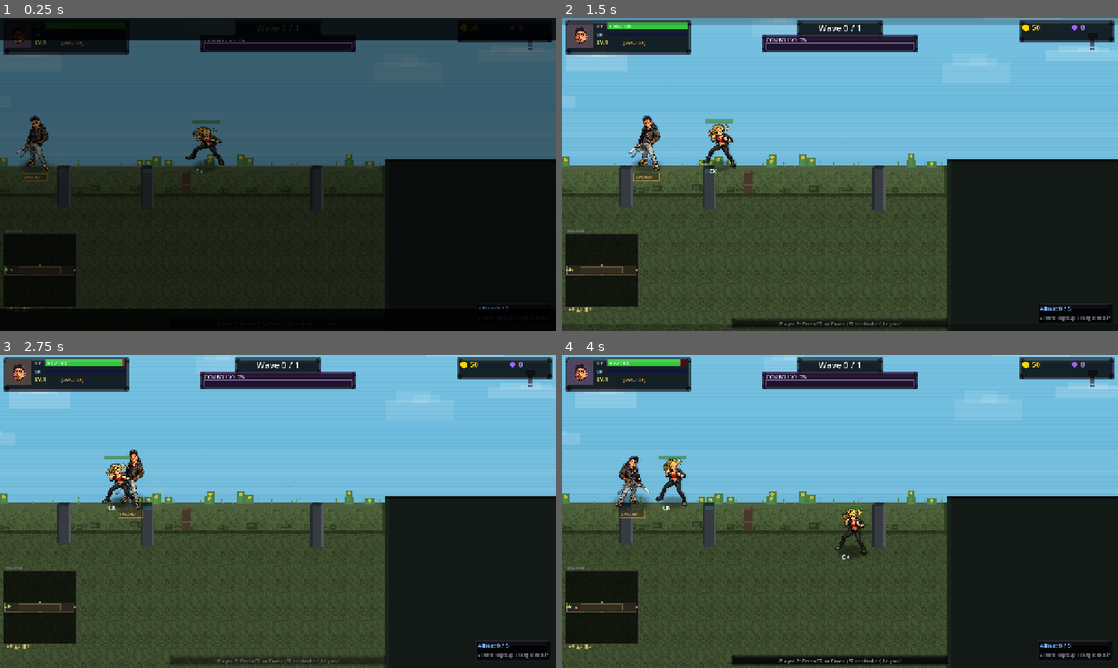
Above: before the commit, frames 1-4 (two rows, left to right).
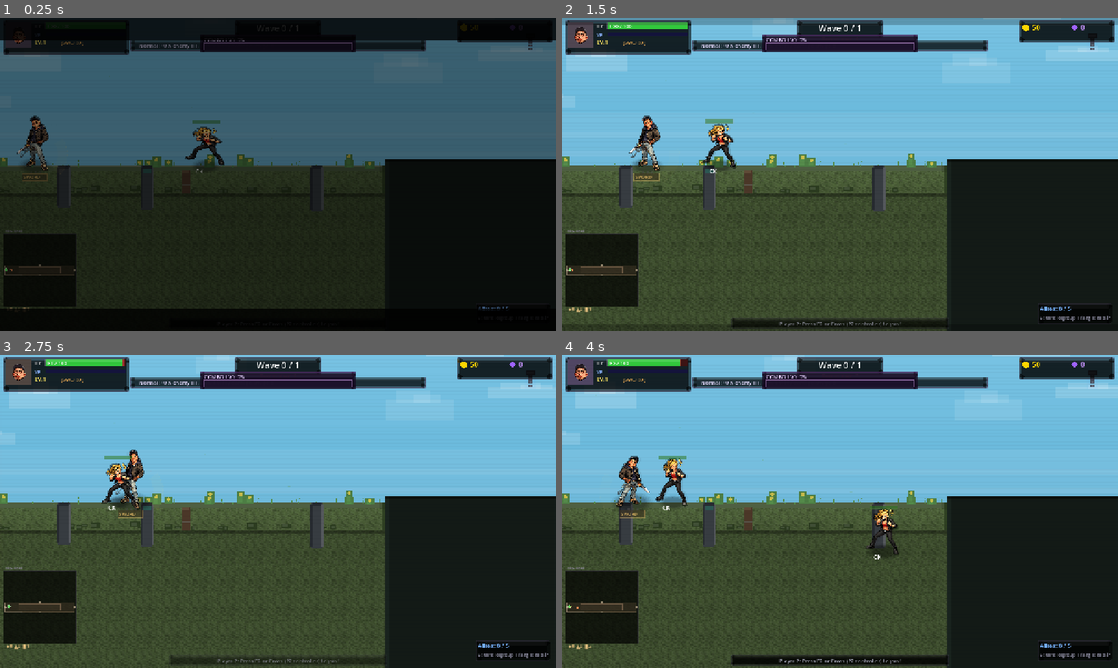
Above: after the commit, the same moments.

Repository: Flyvendedk799/SnakeGameGodot
Game: Godot game, scene res://main_game/main_game.tscn
The game is run twice, just before and just after one commit, with the same random seed, the same clock (stepped at 60 frames per second) and the same inputs. This scene is started directly instead of the project's main scene.
Inputs (mouse positions are in pixels of both pictures, inside the frame that each line leads up to):
- Up to frame 1 (0.25 s): no input
- Up to frame 2 (1.5 s): tap Enter (ui_accept) at 0.5 s; move the mouse to (962, 158) at 0.52 s; hold D (move_right) 0.53-1.25 s; tap M at 0.6 s; click (962, 158) at 0.67 s; tap Tab (open_shop) at 0.77 s; tap T at 0.8 s; drag from (728, 190) to (812, 237) at 1.27 s
- Up to frame 3 (2.75 s): move the mouse to (333, 442) at 2.02 s; hold D (move_right) from 2.03 s (still down); tap Space (attack) at 2.1 s; tap T at 2.3 s
- Up to frame 4 (4 s): release D (move_right) at 2.75 s; drag from (812, 574) to (673, 464) at 2.77 s; move the mouse to (1006, 558) at 3.52 s; hold A (move_left) from 3.53 s (still down); tap Shift (dash) at 3.6 s; tap Tab (open_shop) at 3.77 s; tap T at 3.8 s

The runs differ from the first frame. In frame 1, 0.9% of the frame differs, in the area x 23-77%, y 7-11%; in frame 2, 1.0%; in frame 3, 1.0%; in frame 4, 1.9%, in the area x 2-77%, y 7-82%.

Commit message:
Implement main game gameplay improvement pass

Diff:
--- a/karen_defense/entities/enemy.gd
+++ b/karen_defense/entities/enemy.gd
@@ -85,6 +85,15 @@
 	label_short = stats.get("short", "K")
 	sprite_texture = _get_texture(stats.get("sprite", "enemya"))
 	anim_time = randf() * 10.0
+	if Engine.get_main_loop() and Engine.get_main_loop().current_scene and Engine.get_main_loop().current_scene.has_method("get_enemy_hp_multiplier"):
+		var game_scene = Engine.get_main_loop().current_scene
+		var hp_mult = game_scene.get_enemy_hp_multiplier()
+		var dmg_mult = game_scene.get_enemy_damage_multiplier()
+		max_hp = maxi(1, int(round(max_hp * hp_mult)))
+		current_hp = max_hp
+		damage = maxi(1, int(round(damage * dmg_mult)))
+		if game_scene.challenge_manager:
+			move_speed *= game_scene.challenge_manager.get_enemy_speed_mult()
 
 func update_enemy(delta: float, game):
 	hit_flash_timer = maxf(0, hit_flash_timer - delta)
@@ -382,7 +391,8 @@
 		var zone_mult: float = 1.0
 		if game.map and game.map.has_method("get_zone_gold_mult"):
 			zone_mult = game.map.get_zone_gold_mult(position)
-		var direct_gold: int = int(gold_value * gold_mult * zone_mult)
+		var run_gold_mult = game.get_gold_multiplier() if game.has_method("get_gold_multiplier") else 1.0
+		var direct_gold: int = int(gold_value * gold_mult * zone_mult * run_gold_mult)
 		var credit_index: int = 0
 		if credit_player and credit_player == game.player2_node:
 			credit_index = 1
@@ -398,6 +408,8 @@
 			game.gold_container.add_child(gold)
 		game.progression.add_xp_for_player(credit_index, xp_value)
 		game.enemies_killed_total += 1
+		if game.has_method("on_enemy_killed"):
+			game.on_enemy_killed()
 		# Lifesteal for all alive players
 		if not game.player_node.is_dead and game.player_node.lifesteal > 0:
 			game.player_node.heal(game.player_node.lifesteal)
--- a/karen_defense/systems/economy.gd
+++ b/karen_defense/systems/economy.gd
@@ -10,6 +10,7 @@
 var crystal_per_wave: int = 0
 var max_waves: int = 50
 var world_tier: int = 3
+var shop_discount_mult: float = 1.0
 
 # Legacy accessor — total gold (for display/tracking)
 var gold: int:
@@ -21,6 +22,7 @@
 	crystals = 0
 	gold_mine_multiplier = 1.0
 	crystal_per_wave = 0
+	shop_discount_mult = 1.0
 
 func configure_for_map(map_config: Dictionary):
 	max_waves = map_config.get("max_waves", 50)
@@ -95,8 +97,8 @@
 		crystals += crystal_per_wave
 
 func get_cost_multiplier() -> float:
-	# Map1 cheaper (0.85), Map3 full price (1.15)
-	return 0.7 + 0.15 * world_tier
+	# Map1 cheaper (0.85), Map3 full price (1.15), plus checkpoint risk/reward shop modifier
+	return (0.7 + 0.15 * world_tier) * shop_discount_mult
 
 func get_display_cost_gold(cost_gold: int) -> int:
 	return _effective_cost_gold(cost_gold)
--- a/karen_defense/ui/hud.gd
+++ b/karen_defense/ui/hud.gd
@@ -87,6 +87,7 @@
 	# === TOP CENTER: Wave info ===
 	_draw_wave_info(font)
 	_draw_mid_round_panel(font)
+	_draw_main_game_run_info(font)
 
 	# === TOP RIGHT: Resources ===
 	_draw_resources(font)
@@ -125,6 +126,19 @@
 	draw_set_transform(Vector2.ZERO, 0, Vector2.ONE)
 
 # --- Rounded panel helper ---
+
+func _draw_main_game_run_info(font: Font):
+	if game == null:
+		return
+	if game.has_method("should_show_run_summary") and game.should_show_run_summary():
+		var text = game.get_run_summary_line()
+		_draw_rounded_panel(Rect2(300, 50, 680, 26), Color8(0, 0, 0, 130), Color8(95, 85, 120, 140), 5.0)
+		draw_string(font, Vector2(320, 68), text, HORIZONTAL_ALIGNMENT_LEFT, 640, 12, Color8(230, 220, 255))
+	if game.has_method("get_active_modifiers_label"):
+		var mod_label = game.get_active_modifiers_label()
+		if not mod_label.is_empty():
+			draw_string(font, Vector2(320, 86), mod_label, HORIZONTAL_ALIGNMENT_LEFT, 640, 11, Color8(255, 220, 130))
+
 func _draw_rounded_panel(rect: Rect2, bg_color: Color, border_color: Color, radius: float = 6.0):
 	"""Draw a panel with simulated rounded corners and subtle gradient."""
 	var r = rect
--- a/main_game/autoload/main_game_manager.gd
+++ b/main_game/autoload/main_game_manager.gd
@@ -4,3 +4,5 @@
 
 var current_level: int = 1
 var pending_level: int = 0
+var pending_modifiers: Array = []
+var use_daily_modifiers: bool = false
--- a/main_game/main_game.gd
+++ b/main_game/main_game.gd
@@ -26,6 +26,7 @@
 
 var spawn_director: SpawnDirector
 var checkpoint_manager: CheckpointManager
+var challenge_manager: ChallengeManager
 var combat_system: CombatSystem
 var economy: Economy
 var progression: Progression
@@ -77,6 +78,8 @@
 var combo_level: int = 0
 var combo_stats: Dictionary = {"mark_strike": 0, "supply_chain": 0, "emp_followup": 0}
 var _redraw_accum: float = 0.0
+var run_summary_timer: float = 10.0
+var run_summary_line: String = ""
 
 # FX / post-process (player.gd, enemy.gd, boss_manager.gd, FXDrawNode)
 var chromatic_intensity: float = 0.0
@@ -166,6 +169,10 @@
 	checkpoint_manager = CheckpointManager.new()
 	checkpoint_manager.name = "CheckpointManager"
 	add_child(checkpoint_manager)
+
+	challenge_manager = ChallengeManager.new()
+	challenge_manager.name = "ChallengeManager"
+	add_child(challenge_manager)
 
 	combat_system = CombatSystem.new()
 	combat_system.name = "CombatSystem"
@@ -274,6 +281,8 @@
 	game_camera.position = map.get_player_anchor()
 	spawn_director.setup(self)
 	checkpoint_manager.setup(self)
+	challenge_manager.setup(self)
+	_apply_pending_run_modifiers()
 	combat_system.setup(self)
 	progression.setup(self)
 	building_manager.setup(self)
@@ -286,6 +295,68 @@
 
 	# Spawn on first walkable floor (supports floor_segments and layers)
 	player_node.position = map.get_spawn_position()
+	run_summary_line = get_run_summary_line()
+	run_summary_timer = 11.0
+
+
+func _apply_pending_run_modifiers():
+	if challenge_manager == null:
+		return
+	challenge_manager.deactivate_all()
+	if MainGameManager.use_daily_modifiers:
+		for key in ChallengeManager.get_today_daily_modifiers():
+			challenge_manager.activate_modifier(key)
+	for key in MainGameManager.pending_modifiers:
+		challenge_manager.activate_modifier(str(key))
+	MainGameManager.pending_modifiers.clear()
+	MainGameManager.use_daily_modifiers = false
+
+func get_enemy_hp_multiplier() -> float:
+	var challenge_mult = challenge_manager.get_enemy_hp_mult() if challenge_manager else 1.0
+	return DifficultyManager.get_enemy_hp_mult() * challenge_mult
+
+func get_enemy_damage_multiplier() -> float:
+	var challenge_mult = challenge_manager.get_enemy_dmg_mult() if challenge_manager else 1.0
+	return DifficultyManager.get_enemy_damage_mult() * challenge_mult
+
+func get_gold_multiplier() -> float:
+	var challenge_mult = challenge_manager.get_gold_mult() if challenge_manager else 1.0
+	return DifficultyManager.get_gold_mult() * challenge_mult
+
+func get_spawn_rate_multiplier() -> float:
+	var challenge_mult = challenge_manager.get_spawn_mult() if challenge_manager else 1.0
+	return DifficultyManager.get_spawn_rate_mult() * challenge_mult
+
+func should_allow_checkpoint_heal() -> bool:
+	if not DifficultyManager.heal_at_checkpoints():
+		return false
+	if challenge_manager and challenge_manager.is_heal_disabled():
+		return false
+	return true
+
+func get_run_summary_line() -> String:
+	var hp_pct = int((get_enemy_hp_multiplier() - 1.0) * 100.0)
+	var dmg_pct = int((get_enemy_damage_multiplier() - 1.0) * 100.0)
+	var gold_pct = int((1.0 - get_gold_multiplier()) * 100.0)
+	var text = "%s: %+d%% enemy HP, %+d%% enemy damage, %d%% gold" % [DifficultyManager.get_difficulty_name(), hp_pct, dmg_pct, gold_pct]
+	if challenge_manager and challenge_manager.active_modifiers.size() > 0:
+		text += " | Mod bonus x%.2f" % challenge_manager.get_total_reward_mult()
+	return text
+
+func get_active_modifiers_label() -> String:
+	if challenge_manager == null or challenge_manager.active_modifiers.is_empty():
+		return ""
+	var names = []
+	for key in challenge_manager.active_modifiers:
+		names.append(ChallengeManager.MODIFIERS.get(key, {}).get("name", key))
+	return "Modifiers: %s" % ", ".join(names)
+
+func should_show_run_summary() -> bool:
+	return run_summary_timer > 0.0
+
+func on_enemy_killed():
+	if spawn_director:
+		spawn_director.notify_enemy_killed()
 
 func _has_level_nodes(node: Node) -> bool:
 	if node is LevelFloorSegment or node is LevelPlatform or node is LevelCheckpoint or node is LevelGoal or node is LevelGrappleAnchor or node is LevelChainLink:
@@ -358,6 +429,7 @@
 	if damage_flash_timer > 0:
 		damage_flash_timer -= delta
 	if state == GameState.LEVEL_ACTIVE:
+		run_summary_timer = maxf(0.0, run_summary_timer - delta)
 		_update_linear_camera(delta)
 		_debug_camera_timer += delta
 		if _debug_camera_timer >= 5.0:
--- a/main_game/systems/challenge_manager.gd
+++ b/main_game/systems/challenge_manager.gd
@@ -18,16 +18,27 @@
 
 func setup(game_ref):
 	game = game_ref
-	# Daily seed based on date
+	daily_seed = _get_daily_seed()
+
+static func _get_daily_seed() -> int:
 	var date = Time.get_date_dict_from_system()
-	daily_seed = date.year * 10000 + date.month * 100 + date.day
+	return date.year * 10000 + date.month * 100 + date.day
 
 func get_daily_modifiers() -> Array:
 	"""Get today's daily challenge modifiers (2 random modifiers from seed)."""
+	return get_daily_modifiers_from_seed(daily_seed)
+
+static func get_daily_modifiers_from_seed(seed: int) -> Array:
+	"""Get deterministic daily challenge modifiers from a seed."""
 	var rng = RandomNumberGenerator.new()
-	rng.seed = daily_seed
+	rng.seed = seed
 	var keys = MODIFIERS.keys()
 	var picked = []
+	if keys.size() == 0:
+		return picked
+	if keys.size() == 1:
+		picked.append(keys[0])
+		return picked
 	var idx1 = rng.randi_range(0, keys.size() - 1)
 	picked.append(keys[idx1])
 	var idx2 = idx1
@@ -35,6 +46,9 @@
 		idx2 = rng.randi_range(0, keys.size() - 1)
 	picked.append(keys[idx2])
 	return picked
+
+static func get_today_daily_modifiers() -> Array:
+	return get_daily_modifiers_from_seed(_get_daily_seed())
 
 func activate_modifier(mod_key: String):
 	if mod_key in MODIFIERS and mod_key not in active_modifiers:
@@ -96,3 +110,6 @@
 	for key in active_modifiers:
 		descs.append(MODIFIERS[key])
 	return descs
+
+func get_total_reward_mult() -> float:
+	return get_gold_mult()
--- a/main_game/systems/checkpoint_manager.gd
+++ b/main_game/systems/checkpoint_manager.gd
@@ -9,6 +9,9 @@
 var respawn_hp_ratio: float = 0.5
 var respawn_gold_penalty_ratio: float = 0.15
 
+var recent_respawn_timer: float = 0.0
+var checkpoint_visit_count: int = 0
+
 func setup(game_ref):
 	game = game_ref
 	respawn_enabled = true
@@ -17,10 +20,13 @@
 	respawn_gold_penalty_ratio = cfg.get("respawn_gold_penalty_ratio", 0.15)
 	current_index = -1
 	last_position = game.player_node.position
+	recent_respawn_timer = 0.0
+	checkpoint_visit_count = 0
 
 func update(delta: float):
 	if game == null or game.map == null:
 		return
+	recent_respawn_timer = maxf(0.0, recent_respawn_timer - delta)
 	var player_pos = game.player_node.position
 	if game.player_node.is_dead:
 		return
@@ -29,17 +35,37 @@
 	if cp_idx >= 0 and cp_idx > current_index:
 		_trigger_checkpoint(cp_idx)
 
+func get_recent_respawn_pressure() -> float:
+	return clampf(recent_respawn_timer / 20.0, 0.0, 1.0)
+
 func _trigger_checkpoint(index: int):
 	current_index = index
 	last_position = game.map.get_checkpoint_position(index)
-	# Heal players based on checkpoint's heal_ratio (default 1.0 = full heal)
-	var heal_ratio: float = 1.0
+	checkpoint_visit_count += 1
+
+	# Difficulty + modifier integrated checkpoint policy: alternate heal/shop tradeoffs.
+	var base_heal_ratio: float = 1.0
 	if index >= 0 and index < game.map.checkpoints.size():
-		heal_ratio = game.map.checkpoints[index].get("heal_ratio", 1.0)
-	if heal_ratio > 0:
-		game.player_node.heal(int(game.player_node.max_hp * heal_ratio))
+		base_heal_ratio = game.map.checkpoints[index].get("heal_ratio", 1.0)
+	var allow_heal = game.should_allow_checkpoint_heal() if game.has_method("should_allow_checkpoint_heal") else true
+	var full_heal_mode = (checkpoint_visit_count % 2) == 1
+	if not allow_heal:
+		base_heal_ratio = 0.0
+	elif full_heal_mode:
+		base_heal_ratio *= 1.0
+		game.economy.shop_discount_mult = 1.15  # Full heal costs shopping power.
+	else:
+		base_heal_ratio *= 0.55
+		game.economy.shop_discount_mult = 0.82  # Riskier heal grants better prices.
+
+	if base_heal_ratio > 0:
+		game.player_node.heal(int(game.player_node.max_hp * base_heal_ratio))
 		if game.p2_joined and game.player2_node and not game.player2_node.is_dead:
-			game.player2_node.heal(int(game.player2_node.max_hp * heal_ratio))
+			game.player2_node.heal(int(game.player2_node.max_hp * base_heal_ratio))
+
+	if game.spawn_director:
+		game.spawn_director.start_recovery_window(8.5 if full_heal_mode else 11.0)
+
 	if not shop_open_from_checkpoint:
 		shop_open_from_checkpoint = true
 		game.shop_menu.show_menu(true)
@@ -53,13 +79,24 @@
 	if not respawn_enabled or game == null:
 		return
 
+	recent_respawn_timer = 20.0
+	if game.spawn_director:
+		game.spawn_director.start_recovery_window(10.0)
+
 	game.player_node.position = last_position
 	game.player_node.is_dead = false
 	game.player_node.visible = true
 	game.player_node.current_hp = int(game.player_node.max_hp * respawn_hp_ratio)
 	game.player_node.invincibility_timer = 1.0
 
-	game.economy.p1_gold = int(game.economy.p1_gold * (1.0 - respawn_gold_penalty_ratio))
+	# Difficulty-sensitive respawn tax. Nightmare hits economy harder.
+	var penalty_scale = 1.0
+	if DifficultyManager.current_difficulty == DifficultyManager.DifficultyMode.HARD:
+		penalty_scale = 1.2
+	elif DifficultyManager.current_difficulty == DifficultyManager.DifficultyMode.NIGHTMARE:
+		penalty_scale = 1.5
+	var effective_penalty = clampf(respawn_gold_penalty_ratio * penalty_scale, 0.0, 0.9)
+	game.economy.p1_gold = int(game.economy.p1_gold * (1.0 - effective_penalty))
 
 	if game.p2_joined and game.player2_node:
 		game.player2_node.position = last_position + Vector2(40, 0)
@@ -67,7 +104,7 @@
 		game.player2_node.visible = true
 		game.player2_node.current_hp = int(game.player2_node.max_hp * respawn_hp_ratio)
 		game.player2_node.invincibility_timer = 1.0
-		game.economy.p2_gold = int(game.economy.p2_gold * (1.0 - respawn_gold_penalty_ratio))
+		game.economy.p2_gold = int(game.economy.p2_gold * (1.0 - effective_penalty))
 
 	for ally in game.ally_container.get_children():
 		ally.position = last_position + Vector2(randf_range(-40, 40), randf_range(-20, 20))
--- a/main_game/systems/spawn_director.gd
+++ b/main_game/systems/spawn_director.gd
@@ -7,14 +7,43 @@
 var global_max_enemies: int = 14
 var spawn_interval: float = 2.8
 
+var base_global_max_enemies: int = 14
+var base_spawn_interval: float = 2.8
+var recovery_window_timer: float = 0.0
+var recent_kill_times: Array[float] = []
+
 func setup(game_ref):
 	game = game_ref
 	active_segment_indices.clear()
 	zone_spawn_timers.clear()
+	recent_kill_times.clear()
+	recovery_window_timer = 0.0
+	base_global_max_enemies = global_max_enemies
+	base_spawn_interval = spawn_interval
+
+func notify_enemy_killed():
+	recent_kill_times.append(Time.get_ticks_msec() / 1000.0)
+
+func start_recovery_window(duration: float = 10.0):
+	recovery_window_timer = maxf(recovery_window_timer, duration)
 
 func update(delta: float):
 	if game == null or game.map == null:
 		return
+	if recovery_window_timer > 0:
+		recovery_window_timer = maxf(0.0, recovery_window_timer - delta)
+
+	var pressure = _compute_pressure()
+	var interval_mult = lerpf(1.35, 0.72, pressure)
+	var cap_mult = lerpf(0.8, 1.2, pressure)
+	if recovery_window_timer > 0:
+		interval_mult *= 1.5
+		cap_mult *= 0.75
+
+	var diff_spawn_mult = game.get_spawn_rate_multiplier() if game.has_method("get_spawn_rate_multiplier") else 1.0
+	var effective_interval = maxf(0.5, (base_spawn_interval * interval_mult) / maxf(diff_spawn_mult, 0.1))
+	var effective_cap = maxi(5, int(round(base_global_max_enemies * cap_mult * maxf(diff_spawn_mult, 0.5))))
+
 	var player_x = _get_rightmost_player_x()
 	var segments: Array = game.map.level_config.get("segments", [])
 
@@ -27,18 +56,45 @@
 			for zi in range(zones.size()):
 				var key = "%d_%d" % [si, zi]
 				zone_spawn_timers[key] = 0.0
-				_try_spawn_in_zone(segments[si], zi)
+				_try_spawn_in_zone(segments[si], zi, effective_cap, pressure)
 
 	for key in zone_spawn_timers.keys():
 		zone_spawn_timers[key] += delta
-		if zone_spawn_timers[key] >= spawn_interval:
+		if zone_spawn_timers[key] >= effective_interval:
 			zone_spawn_timers[key] = 0.0
 			var parts = key.split("_")
 			if parts.size() >= 2:
 				var si = int(parts[0])
 				var zi = int(parts[1])
 				if si >= 0 and si < segments.size():
-					_sustain_zone(segments[si], zi)
+					_sustain_zone(segments[si], zi, effective_cap, pressure)
+
+func _compute_pressure() -> float:
+	var hp_ratio = float(game.player_node.current_hp) / maxf(float(game.player_node.max_hp), 1.0)
+	var health_pressure = 1.0 - clampf(hp_ratio, 0.0, 1.0)
+
+	var now = Time.get_ticks_msec() / 1000.0
+	while recent_kill_times.size() > 0 and now - recent_kill_times[0] > 10.0:
+		recent_kill_times.remove_at(0)
+	var kill_rate = recent_kill_times.size() / 10.0
+	var kill_pressure = clampf(kill_rate / 1.5, 0.0, 1.0)
+
+	var near_enemy_count = 0
+	for enemy in game.enemy_container.get_children():
+		if enemy.state == EnemyEntity.EnemyState.DEAD or enemy.state == EnemyEntity.EnemyState.DYING:
+			continue
+		if enemy.position.distance_to(game.player_node.position) < 180.0:
+			near_enemy_count += 1
+	var crowd_pressure = clampf(float(near_enemy_count) / 7.0, 0.0, 1.0)
+
+	var respawn_pressure = 0.0
+	if game.checkpoint_manager and game.checkpoint_manager.has_method("get_recent_respawn_pressure"):
+		respawn_pressure = game.checkpoint_manager.get_recent_respawn_pressure()
+
+	# High kill speed increases pressure; low HP / crowd / recent respawn reduces it.
+	var offense = kill_pressure
+	var fatigue = (health_pressure * 0.5) + (crowd_pressure * 0.35) + (respawn_pressure * 0.25)
+	return clampf(0.15 + offense * 0.85 - fatigue * 0.7, 0.05, 1.0)
 
 func _get_rightmost_player_x() -> float:
 	var x = game.player_node.position.x
@@ -46,7 +102,7 @@
 		x = maxf(x, game.player2_node.position.x)
 	return x
 
-func _try_spawn_in_zone(seg: Dictionary, zone_idx: int):
+func _try_spawn_in_zone(seg: Dictionary, zone_idx: int, effective_cap: int, pressure: float):
 	var zones = seg.get("spawn_zones", [])
 	if zone_idx >= zones.size():
 		return
@@ -57,19 +113,19 @@
 
 	var count = _count_enemies_in_zone(zone)
 	var max_c = int(zone.get("max_concurrent", 4))
-	var density = float(zone.get("density", 0.5))
-	if count < max_c * density:
+	var density = float(zone.get("density", 0.5)) * lerpf(0.8, 1.2, pressure)
+	if count < max_c * density and game.enemy_container.get_child_count() < effective_cap:
 		_spawn_one(zone)
 
-func _sustain_zone(seg: Dictionary, zone_idx: int):
+func _sustain_zone(seg: Dictionary, zone_idx: int, effective_cap: int, pressure: float):
 	var zones = seg.get("spawn_zones", [])
 	if zone_idx >= zones.size():
 		return
 	var zone = zones[zone_idx]
 	var count = _count_enemies_in_zone(zone)
 	var max_c = int(zone.get("max_concurrent", 4))
-	var density = float(zone.get("density", 0.5))
-	if count < max_c * density and game.enemy_container.get_child_count() < global_max_enemies:
+	var density = float(zone.get("density", 0.5)) * lerpf(0.8, 1.2, pressure)
+	if count < max_c * density and game.enemy_container.get_child_count() < effective_cap:
 		_spawn_one(zone)
 
 func _count_enemies_in_zone(zone: Dictionary) -> int:
--- a/main_game/ui/world_map.gd
+++ b/main_game/ui/world_map.gd
@@ -15,6 +15,8 @@
 var selected_upgrade: int = 0
 var upgrade_types: Array = ["hp", "speed", "potions"]
 var upgrade_names: Array = ["+10% Max HP", "+5% Move Speed", "+1 Starting Potion"]
+var selected_modifier_idx: int = -1  # -1 = none
+var use_daily_modifiers: bool = false
 
 # World visual positions (node graph layout)
 var world_positions: Array[Vector2] = [
@@ -96,6 +98,12 @@
 			_launch_level(level_id)
 	elif event.is_action_pressed("ui_back"):
 		mode = 0
+	elif event is InputEventKey and event.pressed and event.keycode == KEY_M:
+		selected_modifier_idx += 1
+		if selected_modifier_idx >= ChallengeManager.MODIFIERS.keys().size():
+			selected_modifier_idx = -1
+	elif event is InputEventKey and event.pressed and event.keycode == KEY_T:
+		use_daily_modifiers = not use_daily_modifiers
 	elif event is InputEventMouseButton and event.pressed and event.button_index == MOUSE_BUTTON_LEFT:
 		for i in range(total):
 			var lp = _get_level_node_pos(i, total)
@@ -131,6 +139,12 @@
 
 func _launch_level(level_id: int):
 	MainGameManager.current_level = level_id
+	MainGameManager.pending_modifiers.clear()
+	MainGameManager.use_daily_modifiers = use_daily_modifiers
+	if selected_modifier_idx >= 0:
+		var keys = ChallengeManager.MODIFIERS.keys()
+		if selected_modifier_idx < keys.size():
+			MainGameManager.pending_modifiers.append(keys[selected_modifier_idx])
 	get_tree().change_scene_to_file("res://main_game/main_game.tscn")
 
 func _get_level_node_pos(index: int, total: int) -> Vector2:
@@ -344,6 +358,22 @@
 	else:
 		draw_string(font, Vector2(SCREEN_W / 2.0 - 50, panel_y + 78), "LOCKED", HORIZONTAL_ALIGNMENT_CENTER, 100, 14, Color8(140, 60, 60))
 
+	# Challenge modifier preview (level-select only)
+	var mod_text = "Modifier: None"
+	var mod_col = Color8(120, 130, 155)
+	if selected_modifier_idx >= 0:
+		var keys = ChallengeManager.MODIFIERS.keys()
+		if selected_modifier_idx < keys.size():
+			var key = keys[selected_modifier_idx]
+			var data = ChallengeManager.MODIFIERS[key]
+			mod_text = "Modifier: %s (x%.2f rewards)" % [data.get("name", key), float(data.get("gold_mult", 1.0))]
+			mod_col = Color8(255, 210, 110)
+	if use_daily_modifiers:
+		mod_text += " + Daily"
+		mod_col = Color8(120, 220, 255)
+	draw_string(font, Vector2(SCREEN_W / 2.0 - 280, SCREEN_H - 96), mod_text, HORIZONTAL_ALIGNMENT_CENTER, 560, 13, mod_col)
+	draw_string(font, Vector2(SCREEN_W / 2.0 - 280, SCREEN_H - 78), "[M] Cycle Modifier   [T] Toggle Daily Preset", HORIZONTAL_ALIGNMENT_CENTER, 560, 11, Color8(120, 115, 140))
+
 	# Controls
 	draw_string(font, Vector2(SCREEN_W / 2.0 - 250, SCREEN_H - 40), "Arrow Keys: Navigate  |  Enter/Space: Play  |  Esc: Back to Map", HORIZONTAL_ALIGNMENT_CENTER, 500, 12, Color8(110, 105, 130))
 
